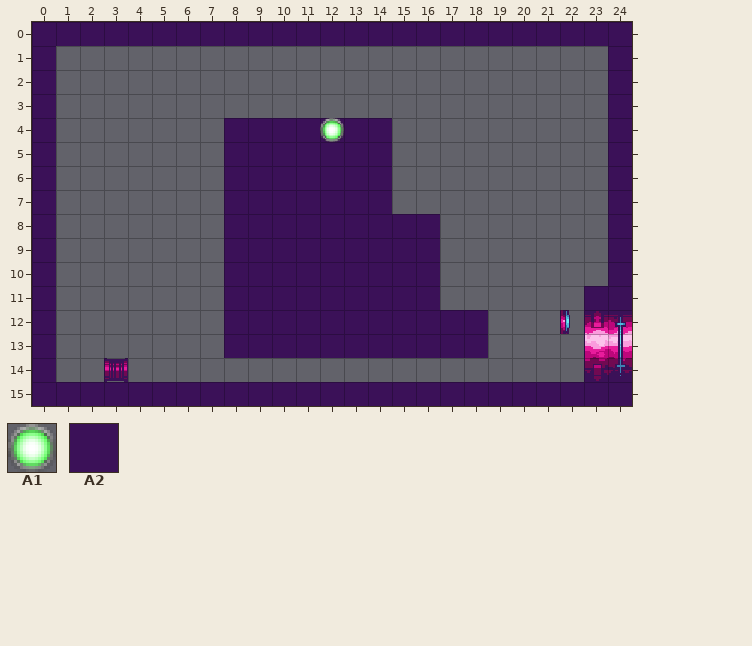
Level history. Tiled map: src/maps/map9.tmx. This is how it looked before the edit.
Cells are 16x16 px. Shown: x 0..24, y 0..15.
Key: from "tileground": A1 0, A2 126.
__ is an empty cell.
Objects are placed by their top-left corner, in cells (3,4 is the top-left corner of cell 3,4); size is 1x1 cell unless given.
Layers that did not change in this view are not listed.
Layer "collideGround" before, first column x 0:
 0 A2 A2 A2 A2 A2 A2 A2 A2 A2 A2 A2 A2 A2 A2 A2 A2 A2 A2 A2 A2 A2 A2 A2 A2 A2
 1 A2 __ __ __ __ __ __ __ __ __ __ __ __ __ __ __ __ __ __ __ __ __ __ __ A2
 2 A2 __ __ __ __ __ __ __ __ __ __ __ __ __ __ __ __ __ __ __ __ __ __ __ A2
 3 A2 __ __ __ __ __ __ __ __ __ __ __ __ __ __ __ __ __ __ __ __ __ __ __ A2
 4 A2 __ __ __ __ __ __ __ A2 A2 A2 A2 A2 A2 A2 __ __ __ __ __ __ __ __ __ A2
 5 A2 __ __ __ __ __ __ __ A2 A2 A2 A2 A2 A2 A2 __ __ __ __ __ __ __ __ __ A2
 6 A2 __ __ __ __ __ __ __ A2 A2 A2 A2 A2 A2 A2 __ __ __ __ __ __ __ __ __ A2
 7 A2 __ __ __ __ __ __ __ A2 A2 A2 A2 A2 A2 A2 __ __ __ __ __ __ __ __ __ A2
 8 A2 __ __ __ __ __ __ __ A2 A2 A2 A2 A2 A2 A2 A2 A2 __ __ __ __ __ __ __ A2
 9 A2 __ __ __ __ __ __ __ A2 A2 A2 A2 A2 A2 A2 A2 A2 __ __ __ __ __ __ __ A2
10 A2 __ __ __ __ __ __ __ A2 A2 A2 A2 A2 A2 A2 A2 A2 __ __ __ __ __ __ __ A2
11 A2 __ __ __ __ __ __ __ A2 A2 A2 A2 A2 A2 A2 A2 A2 __ __ __ __ __ __ A2 A2
12 A2 __ __ __ __ __ __ __ A2 A2 A2 A2 A2 A2 A2 A2 A2 A2 A2 __ __ __ __ __ __
13 A2 __ __ __ __ __ __ __ A2 A2 A2 A2 A2 A2 A2 A2 A2 A2 A2 __ __ __ __ __ __
14 A2 __ __ __ __ __ __ __ __ __ __ __ __ __ __ __ __ __ __ __ __ __ __ __ __
15 A2 A2 A2 A2 A2 A2 A2 A2 A2 A2 A2 A2 A2 A2 A2 A2 A2 A2 A2 A2 A2 A2 A2 A2 A2
Objects on layer "lights" before:
A1 "ambient" at 12,4
Once edited:
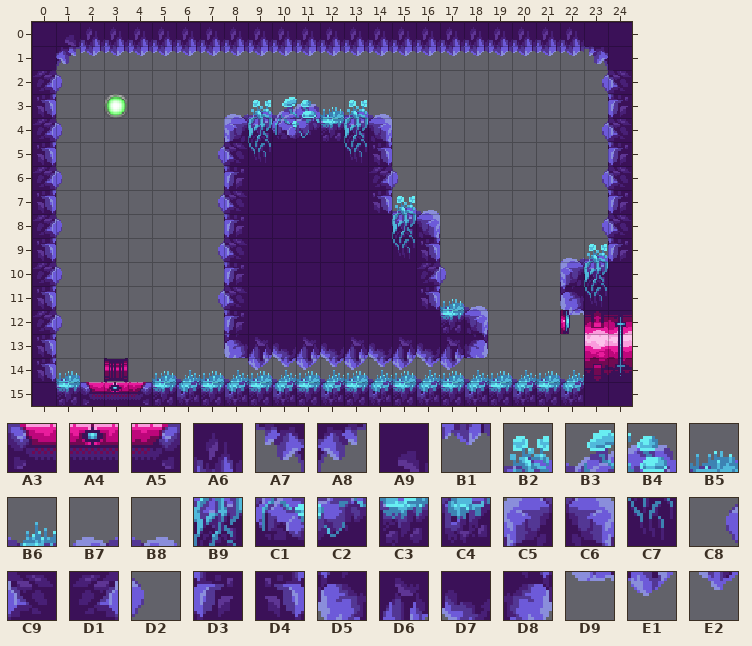
Further tiles: from "tileground": A3 66, A4 68, A5 70, A6 202, A7 204, A8 206, A9 211, B1 266, B2 385, B3 387, B4 388, B5 390, B6 392, B7 397, B8 400, B9 449, C1 451, C2 452, C3 454, C4 456, C5 461, C6 464, C7 513, C8 524, C9 525, D1 528, D2 529, D3 589, D4 592, D5 653, D6 654, D7 655, D8 656, D9 717, E1 718, E2 719.
What changed:
Changed rows in their new state; .. is an unchanged cell.
Layer "collideGround":
first column x 0:
 0 .. A9 A6 A6 A6 A6 A6 A6 A6 A6 A6 A6 A6 A6 A6 A6 A6 A6 A6 A6 A6 A6 A6 .. ..
 1 .. A8 B1 B1 B1 B1 B1 B1 B1 B1 B1 B1 B1 B1 B1 B1 B1 B1 B1 B1 B1 B1 B1 A7 ..
 2 D1 D2 .. .. .. .. .. .. .. .. .. .. .. .. .. .. .. .. .. .. .. .. .. C8 C9
 3 D4 .. .. .. .. .. .. .. B7 B2 B3 B4 B5 B2 B8 .. .. .. .. .. .. .. .. .. D3
 4 D1 D2 .. .. .. .. .. .. C5 B9 C1 C2 C3 B9 C6 .. .. .. .. .. .. .. .. C8 C9
 5 D4 .. .. .. .. .. .. C8 C9 C7 .. .. .. C7 D4 .. .. .. .. .. .. .. .. .. D3
 6 D1 D2 .. .. .. .. .. .. D3 .. .. .. .. .. D1 D2 .. .. .. .. .. .. .. C8 C9
 7 D4 .. .. .. .. .. .. C8 C9 .. .. .. .. .. D4 B2 B8 .. .. .. .. .. .. .. D3
 8 D1 D2 .. .. .. .. .. .. D3 .. .. .. .. .. .. B9 C6 .. .. .. .. .. .. C8 C9
 9 D4 .. .. .. .. .. .. C8 C9 .. .. .. .. .. .. C7 D4 .. .. .. .. .. B7 B2 D3
10 D1 D2 .. .. .. .. .. .. D3 .. .. .. .. .. .. .. D1 D2 .. .. .. .. C5 B9 ..
11 D4 .. .. .. .. .. .. C8 C9 .. .. .. .. .. .. .. D4 B5 B8 .. .. .. D5 C7 ..
12 D1 D2 .. .. .. .. .. .. D3 .. .. .. .. .. .. .. .. C3 C6 .. .. .. D9 .. ..
13 D4 .. .. .. .. .. .. .. D5 D6 D7 D6 D7 D6 D7 D6 D7 D6 D8 .. .. .. .. .. ..
14 D4 B5 .. .. .. B5 B6 B5 B6 B5 B6 B5 B6 B5 B6 B5 B6 B5 B6 B5 B6 B5 B6 .. ..
15 .. C3 A3 A4 A5 C3 C4 C3 C4 C3 C4 C3 C4 C3 C4 C3 C4 C3 C4 C3 C4 C3 C4 .. ..
Layer "front":
first column x 9:
14 E1 E2 E1 E2 E1 E2 E1 E2 E1
Layer "lights":
added: A1 "ambient1" at 3,3
removed: A1 "ambient" at 12,4
Where, in picture pixels (left, top, right, bottom), the same in both pictures:
changed: (33, 27, 631, 406)
